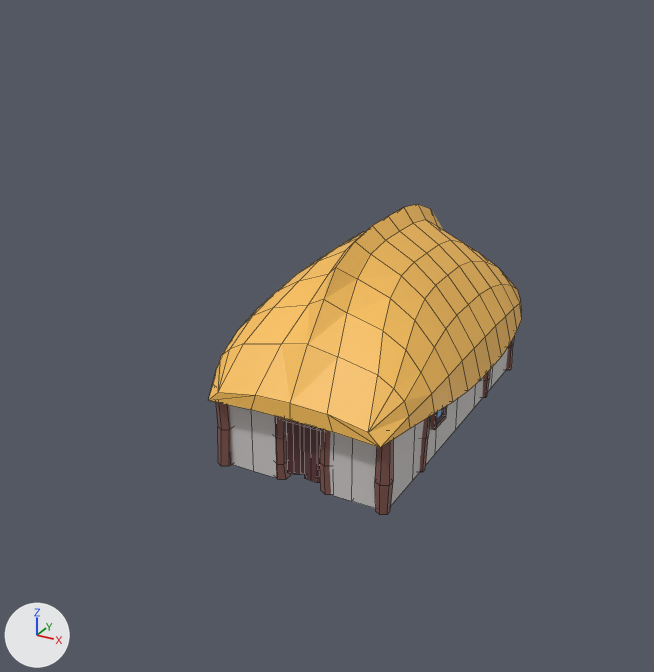
Renders of the Blender file Blender/Buildings.blend from each side of a commit.
Both versions are drawn from a 50 mm camera at (5.68, -12.27, 7.1) aimed at (-0.5, -1.04, 1.49). The axes (+X, +Y, +Z) are drawn at lower left. The lights are the same throughout. Mesh edges are drawn as thin lines.

Objects in the first picture: 'Barn'.
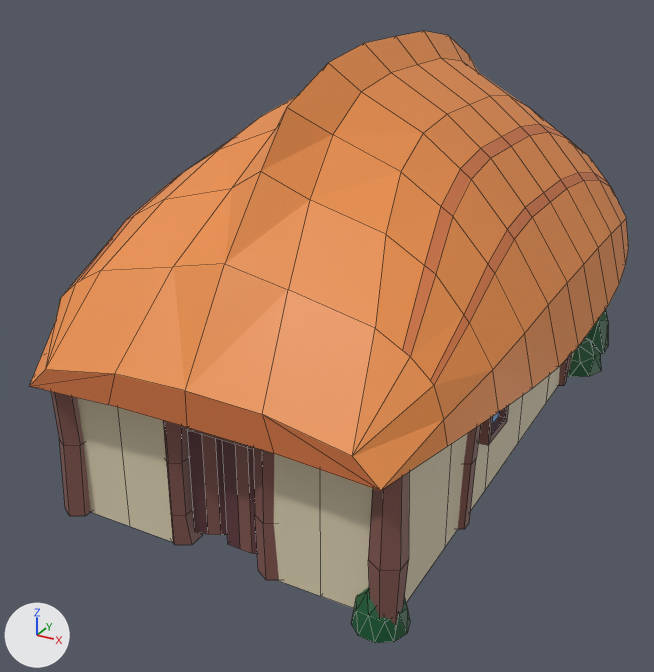
Where the change shows, as pixel boxes (x1, y1, x2, y2) in the pictures (654 x 672 px; the box of a moved part takes in the faces that stretch with it):
'Barn', reshaped (91% wider, 96% taller): before (208, 204, 522, 515); after (29, 31, 629, 643)
part 1 of me_cube_008, moved or reshaped: before (215, 402, 232, 466); after (51, 392, 91, 516)
part 2 of me_cube_008, moved or reshaped: before (375, 440, 393, 515); after (368, 472, 409, 626)
part 3 of me_cube_008, moved or reshaped (not visible afterwards): before (506, 338, 514, 370)
part 4 of me_cube_008, moved or reshaped: before (391, 348, 508, 505); after (405, 352, 574, 602)
part 5 of me_cube_008, moved or reshaped: before (229, 405, 276, 478); after (77, 398, 173, 542)
part 6 of me_cube_008, moved or reshaped: before (329, 432, 377, 509); after (274, 454, 373, 608)
part 7 of me_cube_008, moved or reshaped: before (483, 370, 490, 398); after (558, 355, 571, 386)
part 8 of me_cube_008, moved or reshaped: before (419, 416, 431, 472); after (458, 425, 480, 529)
part 9 of me_cube_008, moved or reshaped: before (430, 406, 447, 430); after (479, 405, 509, 445)
part 10 of me_cube_008, moved or reshaped: before (275, 416, 291, 479); after (163, 421, 203, 545)
part 11 of me_cube_008, moved or reshaped: before (320, 429, 331, 495); after (253, 447, 279, 580)
part 12 of me_cube_008, added: after (180, 425, 253, 449)
part 13 of me_cube_008, moved or reshaped: before (287, 422, 305, 474); after (188, 430, 227, 535)
part 14 of me_cube_008, moved or reshaped: before (304, 426, 320, 483); after (222, 440, 257, 554)
part 15 of me_cube_008, added (orange): after (29, 31, 629, 491)
part 16 of me_cube_008, added (green): after (567, 337, 601, 377)
part 17 of me_cube_008, added (green): after (586, 309, 608, 354)
part 18 of me_cube_008, added (green): after (351, 587, 410, 643)
part 19 of me_cube_008, deleted (orange): before (208, 204, 522, 448)
part 20 of me_cube_008, deleted: before (282, 418, 320, 430)

The change, as a diff of the scene's bpy script:
```diff
--- a/Blender/Buildings.blend.py
+++ b/Blender/Buildings.blend.py
@@ me_cube_008 @@
-me_cube_008.from_pydata(...)  # 766 vertices, 714 faces; spans x -1.87..1.87, y -2.99..2.73, z -0.12..3.2
+me_cube_008.from_pydata(...)  # 940 vertices, 954 faces; spans x -3.34..3.3, y -5.2..4.97, z -0.21..5.82
+# me_cube_008 part 1: the loose piece of 18 vertices spanning x -1.41..-1.19, y -2.83..-2.57, z -0.12..1.19 is scaled about its middle by 1.78, then moved by (-1.03, -1.99, 0.55)
+# me_cube_008 part 2: the loose piece of 18 vertices spanning x 1.19..1.41, y -2.84..-2.58, z -0.12..1.19 is scaled about its middle by 1.78, then moved by (1.0, -2.0, 0.55)
+# me_cube_008 part 3: the loose piece of 18 vertices spanning x 1.18..1.41, y 2.36..2.61, z -0.12..1.19 is scaled about its middle by 1.78, then moved by (0.99, 2.04, 0.55)
+# me_cube_008 part 4: the loose piece of 28 vertices spanning x 1.26..1.35, y -2.66..2.43, z -0.12..1.81 is scaled about its middle by 1.78, then moved by (0.99, 0.02, 0.79)
+# me_cube_008 part 5: the loose piece of 12 vertices spanning x -1.23..-0.41, y -2.71..-2.51, z -0.12..1.33 is scaled about its middle by 1.78, then moved by (-0.65, -1.92, 0.6)
+# me_cube_008 part 6: the loose piece of 12 vertices spanning x 0.41..1.23, y -2.71..-2.51, z -0.12..1.33 is scaled about its middle by 1.78, then moved by (0.62, -1.92, 0.6)
+# me_cube_008 part 7: the loose piece of 24 vertices spanning x 1.2..1.41, y 1.04..1.33, z -0.12..1.52 is scaled about its middle by 1.78, then moved by (1.0, 1.03, 0.68)
+# me_cube_008 part 8: the loose piece of 18 vertices spanning x 1.22..1.4, y -1.59..-1.17, z -0.12..1.56 is scaled about its middle by 1.78, then moved by (1.0, -0.96, 0.69)
+# me_cube_008 part 9: the loose piece of 16 vertices spanning x 1.33..1.42, y -1.22..-0.76, z 0.43..0.9 is scaled about its middle by 1.78, then moved by (1.05, -0.66, 0.65)
+# me_cube_008 part 10: the loose piece of 24 vertices spanning x -0.5..-0.28, y -2.73..-2.48, z -0.12..1.19 is scaled about its middle by 1.78, then moved by (-0.32, -1.91, 0.55)
+# me_cube_008 part 11: the loose piece of 18 vertices spanning x 0.29..0.52, y -2.75..-2.5, z -0.11..1.2 is scaled about its middle by 1.78, then moved by (0.3, -1.93, 0.55)
+# me_cube_008 part 12: a new loose piece, a 6-sided cylinder along x spanning x -0.66..0.63, y -4.72..-4.37, z 1.63..1.93, in mat_material_001 (picture img_twilioquest_76_32x_png)
+# me_cube_008 part 13: the loose piece of 16 vertices spanning x -0.3..-0.02, y -2.63..-2.44, z -0.05..0.83 is scaled about its middle by 1.78, then moved by (-0.15, -1.86, 0.43)
+# me_cube_008 part 14: the loose piece of 16 vertices spanning x 0.0..0.32, y -2.62..-2.56, z -0.05..0.83 is scaled about its middle by 1.78, then moved by (0.11, -1.9, 0.43)
+# me_cube_008 part 15: a new loose piece of 370 vertices spanning x -3.34..3.3, y -5.2..4.97, z 1.86..5.82, in mat_material_001 (picture img_twilioquest_76_32x_png)
+# me_cube_008 part 16: a new loose piece of 26 vertices spanning x 1.65..2.84, y 2.86..4.01, z -0.21..0.39, in mat_material_001 (picture img_twilioquest_76_32x_png)
+# me_cube_008 part 17: a new loose piece of 26 vertices spanning x 1.6..2.73, y 3.63..4.82, z -0.14..1.16, in mat_material_001 (picture img_twilioquest_76_32x_png)
+# me_cube_008 part 18: a new loose piece of 26 vertices spanning x 1.85..2.54, y -4.97..-4.3, z -0.21..0.39, in mat_material_001 (picture img_twilioquest_76_32x_png)
+# me_cube_008 part 19: the loose piece of 326 vertices spanning x -1.87..1.87, y -2.99..2.73, z 0.97..3.2 is deleted
+# me_cube_008 part 20: the loose piece of 12 vertices spanning x -0.36..0.36, y -2.71..-2.52, z 0.85..1.01 is deleted
 me_cube_008.materials.append(mat_material_001)
```
